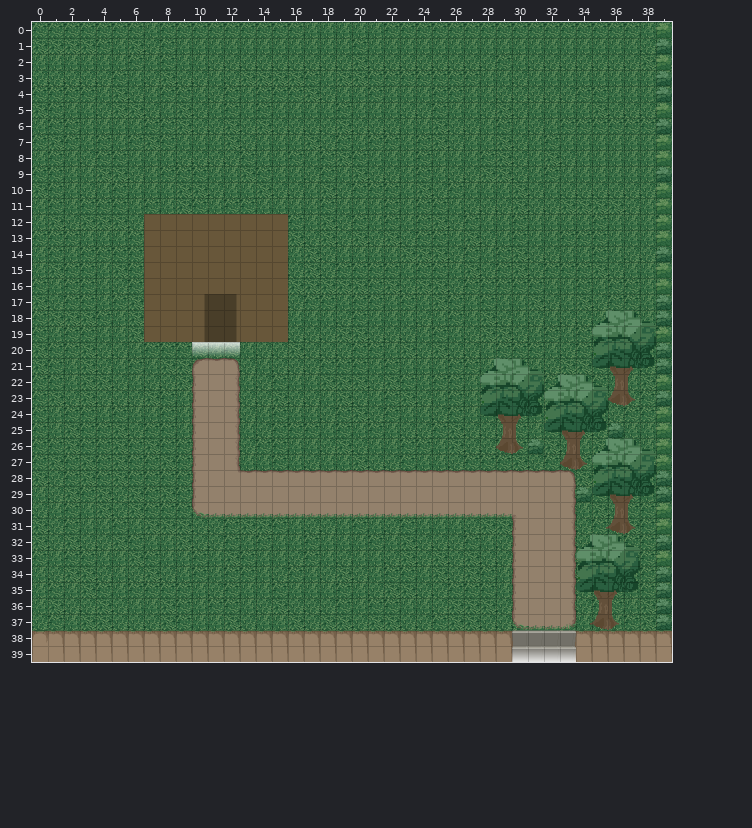
Level history. Tiled map (JSON): assets/maps/map_foret.json. The picture above is the old version.
Cells are 32x32 px. Shown: x 0..39, y 0..39.
Once edited:
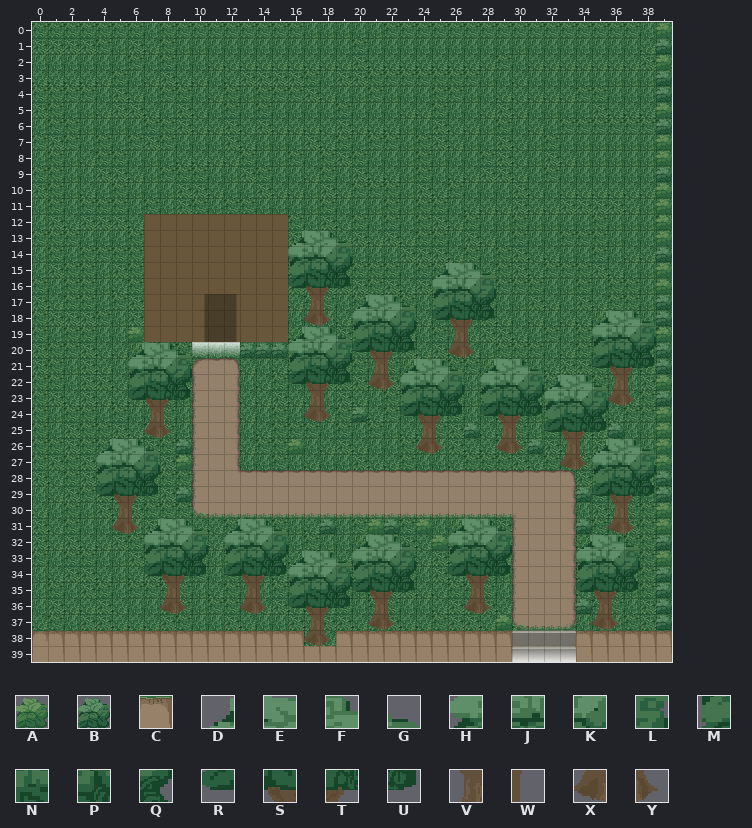
Key: from "tileset_foret": A 5, B 19, C 43, D 84, E 85, F 86, G 87, H 98, J 99, K 100, L 101, M 112, N 113, P 114, Q 115, R 126, S 127, T 128, U 129, V 141, W 142, X 155, Y 156.
_ is an empty cell.
From old to new:
{"where": "layer \"collisions\""}
{"y":13,"x":16,"old":"____","new":"DEFG"}
{"y":14,"x":16,"old":"____","new":"HJKL"}
{"y":15,"x":16,"old":"____","new":"MNPQ"}
{"y":15,"x":25,"old":"____","new":"DEFG"}
{"y":16,"x":16,"old":"____","new":"RSTU"}
{"y":16,"x":25,"old":"____","new":"HJKL"}
{"y":17,"x":17,"old":"__","new":"VW"}
{"y":17,"x":20,"old":"____","new":"DEFG"}
{"y":17,"x":25,"old":"____","new":"MNPQ"}
{"y":18,"x":17,"old":"__","new":"XY"}
{"y":18,"x":20,"old":"____","new":"HJKL"}
{"y":18,"x":25,"old":"____","new":"RSTU"}
{"y":19,"x":6,"old":"_","new":"A"}
{"y":19,"x":16,"old":"________","new":"DEFGMNPQ"}
{"y":19,"x":26,"old":"__","new":"VW"}
{"y":20,"x":6,"old":"____","new":"DEFG"}
{"y":20,"x":13,"old":"___________","new":"BBBHJKLRSTU"}
{"y":20,"x":26,"old":"__","new":"XY"}
{"y":21,"x":6,"old":"____","new":"HJKL"}
{"y":21,"x":16,"old":"____","new":"MNPQ"}
{"y":21,"x":21,"old":"______","new":"VWDEFG"}
{"y":22,"x":6,"old":"____","new":"MNPQ"}
{"y":22,"x":16,"old":"____","new":"RSTU"}
{"y":22,"x":21,"old":"______","new":"XYHJKL"}
{"y":23,"x":6,"old":"____","new":"RSTU"}
{"y":23,"x":17,"old":"__","new":"VW"}
{"y":23,"x":23,"old":"____","new":"MNPQ"}
{"y":24,"x":7,"old":"__","new":"VW"}
{"y":24,"x":17,"old":"__","new":"XY"}
{"y":24,"x":20,"old":"_","new":"B"}
{"y":24,"x":23,"old":"____","new":"RSTU"}
{"y":25,"x":7,"old":"__","new":"XY"}
{"y":25,"x":24,"old":"__","new":"VW"}
{"y":25,"x":27,"old":"_","new":"B"}
{"y":26,"x":4,"old":"____","new":"DEFG"}
{"y":26,"x":9,"old":"_","new":"B"}
{"y":26,"x":16,"old":"_","new":"A"}
{"y":26,"x":24,"old":"__","new":"XY"}
{"y":27,"x":4,"old":"____","new":"HJKL"}
{"y":27,"x":9,"old":"_","new":"A"}
{"y":28,"x":4,"old":"____","new":"MNPQ"}
{"y":29,"x":4,"old":"____","new":"RSTU"}
{"y":29,"x":9,"old":"_","new":"B"}
{"y":30,"x":5,"old":"__","new":"VW"}
{"y":31,"x":5,"old":"______","new":"XYDEFG"}
{"y":31,"x":12,"old":"____","new":"DEFG"}
{"y":31,"x":18,"old":"_","new":"B"}
{"y":31,"x":21,"old":"__","new":"AB"}
{"y":31,"x":24,"old":"_","new":"A"}
{"y":31,"x":26,"old":"____","new":"DEFG"}
{"y":31,"x":34,"old":"_","new":"B"}
{"y":32,"x":7,"old":"____","new":"HJKL"}
{"y":32,"x":12,"old":"____","new":"HJKL"}
{"y":32,"x":20,"old":"____","new":"DEFG"}
{"y":32,"x":25,"old":"_____","new":"AHJKL"}
{"y":33,"x":7,"old":"____","new":"MNPQ"}
{"y":33,"x":12,"old":"____________","new":"MNPQDEFGHJKL"}
{"y":33,"x":26,"old":"____","new":"MNPQ"}
{"y":34,"x":7,"old":"____","new":"RSTU"}
{"y":34,"x":12,"old":"____________","new":"RSTUHJKLMNPQ"}
{"y":34,"x":26,"old":"____","new":"RSTU"}
{"y":35,"x":8,"old":"__","new":"VW"}
{"y":35,"x":13,"old":"__","new":"VW"}
{"y":35,"x":16,"old":"________","new":"MNPQRSTU"}
{"y":35,"x":27,"old":"__","new":"VW"}
{"y":36,"x":8,"old":"__","new":"XY"}
{"y":36,"x":13,"old":"__","new":"XY"}
{"y":36,"x":16,"old":"____","new":"RSTU"}
{"y":36,"x":21,"old":"__","new":"VW"}
{"y":36,"x":27,"old":"__","new":"XY"}
{"y":36,"x":34,"old":"_","new":"B"}
{"y":37,"x":17,"old":"__","new":"VW"}
{"y":37,"x":21,"old":"__","new":"XY"}
{"y":37,"x":29,"old":"_","new":"A"}
{"y":38,"x":17,"old":"CC","new":"XY"}
{"label":"added","picture_box":[240,230,496,454]}
{"label":"added","picture_box":[96,327,208,614]}
{"label":"changed","picture_box":[224,518,512,646]}
{"label":"added","picture_box":[576,519,592,534]}
{"label":"added","picture_box":[576,599,592,614]}
